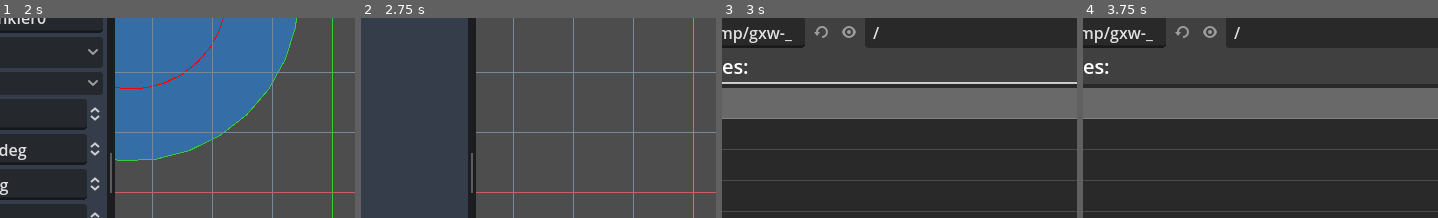
Above: before the commit, frames 1-4 (left to right).
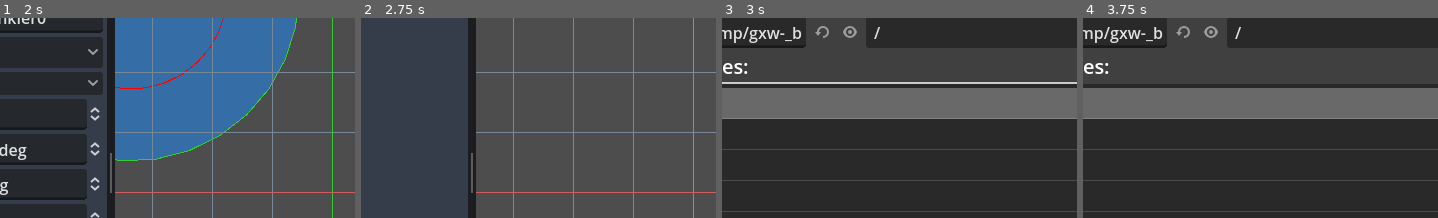
Above: after the commit, the same moments.

Repository: hankedan000/yardscaper
Game: Godot game, scene res://scenes/ui/ProjectEditor/LayoutPanel/LayoutPanel.tscn
The game is run twice, just before and just after one commit, with the same random seed, the same clock (stepped at 60 frames per second) and the same inputs. This scene is started directly instead of the project's main scene.
Inputs (mouse positions are % of the whole screen's width and height, from its top left):
- Up to frame 1 (2 s): click (41, 5) at 0.5 s; tap Enter at 1.25 s; drag from (69, 55) to (41, 5) at 1.27 s
- Up to frame 2 (2.75 s): click (57, 5) at 2 s
- Up to frame 3 (3 s): click (45, 5) at 2.75 s
- Up to frame 4 (3.75 s): click (32, 92) at 3.52 s; type "12" at 3.6 s
The pictures show only the part of the screen within x 23-73%, y 11-61%; the shares and areas given below are measured in that part.

Frames 1-2 are identical in both runs. In frame 3, 0.3% of the frame differs, in the area x 20-45%, y 4-15%; in frame 4, 0.3%.

Commit message:
Moved multi-select code out of LayoutPanel

Diff:
--- a/Yardscaper/scenes/ui/ProjectEditor/LayoutPanel/LayoutPanel.gd
+++ b/Yardscaper/scenes/ui/ProjectEditor/LayoutPanel/LayoutPanel.gd
@@ -87,7 +87,7 @@
 # vars for editing PolygonNode points
 var poly_edit_point_idx = 0
 
-var _selected_objs : Array[WorldObject] = []
+var _selection_controller : WorldObjectSelectionController = WorldObjectSelectionController.new()
 var _mouse_move_start_pos_px = null
 var _move_undo_batch : UndoRedoController.OperationBatch = null
 # object that would be selected next if LEFT mouse button were pressed
@@ -113,6 +113,8 @@
 	TheProject.node_changed.connect(_on_TheProject_node_changed)
 	TheProject.opened.connect(_on_TheProject_opened)
 	TheProject.layout_pref.view_show_state_changed.connect(_on_LayoutPref_view_show_state_changed)
+	_selection_controller.item_selected.connect(_on_selection_controller_item_selected)
+	_selection_controller.item_deselected.connect(_on_selection_controller_item_deselected)
 	sprink_prop_list.visible = false
 	img_prop_list.visible = false
 	poly_prop_list.visible = false
@@ -143,43 +145,28 @@
 		if event.keycode == KEY_ESCAPE:
 			_cancel_mode() # will only cancel if possible
 		elif event.keycode == KEY_C and event.ctrl_pressed:
-			_handle_world_object_copy(_selected_objs)
+			_handle_world_object_copy(_selection_controller.selected_objs())
 		elif event.keycode == KEY_V and event.ctrl_pressed:
 			_handle_world_object_paste(_copied_world_objs)
 		elif event.keycode == KEY_PAGEUP:
-			var helper := WorldObjectReorderHelper.new(_selected_objs)
+			var helper := WorldObjectReorderHelper.new(_selection_controller.selected_objs())
 			helper.apply_relative_shift(world_view, +1)
 		elif event.keycode == KEY_PAGEDOWN:
-			var helper := WorldObjectReorderHelper.new(_selected_objs)
+			var helper := WorldObjectReorderHelper.new(_selection_controller.selected_objs())
 			helper.apply_relative_shift(world_view, -1)
 		elif event.keycode == KEY_END:
-			var helper := WorldObjectReorderHelper.new(_selected_objs)
+			var helper := WorldObjectReorderHelper.new(_selection_controller.selected_objs())
 			helper.apply_shift_to_bottom(world_view)
 		elif event.keycode == KEY_HOME:
-			var helper := WorldObjectReorderHelper.new(_selected_objs)
+			var helper := WorldObjectReorderHelper.new(_selection_controller.selected_objs())
 			helper.apply_shift_to_top(world_view)
-
-func _handle_left_click(_pos_in_world_px: Vector2):
-	match mode:
-		Mode.Idle:
-			if _hovered_obj:
-				if not Input.is_key_pressed(MULTI_SELECT_KEY) and (_hovered_obj not in _selected_objs):
-					# handle corner case where object is newly selected and
-					# we start dragging without releasing yet.
-					_clear_selected_objects()
-					_hovered_obj.picked = true
 
 func _handle_left_click_release(pos_in_world_px: Vector2):
 	match mode:
 		Mode.Idle:
 			Utils.pop_cursor_shape()
-			if not Input.is_key_pressed(MULTI_SELECT_KEY):
-				if _hovered_obj == null:
-					_clear_selected_objects()
-			else:
-				_hovered_obj.picked = not _hovered_obj.picked
 		Mode.MovingObjects:
-			for obj in _selected_objs:
+			for obj in _selection_controller.selected_objs():
 				obj.finish_move()
 			_move_undo_batch = null
 			_mouse_move_start_pos_px = null
@@ -208,7 +195,7 @@
 
 	# apply delta movement vector to all selected movable objects
 	var delta_px = mouse_pos_in_world_px - _mouse_move_start_pos_px
-	for obj in _selected_objs:
+	for obj in _selection_controller.selected_objs():
 		obj.update_move(delta_px)
 
 func _handle_world_object_copy(objs: Array[WorldObject]) -> void:
@@ -252,37 +239,18 @@
 		poly_to_add = null
 		mode = Mode.Idle
 
-func _clear_selected_objects() -> void:
-	# make a copy of the list because setting picked to false
-	# will trigger a picked_state_change signal to fire which
-	# ends up modifying the _selected_objs list, and we don't
-	# want that to happen while we're iterating on it.
-	for obj in _selected_objs.duplicate():
-		obj.picked = false
-
-func _add_selected_object(obj: WorldObject) -> void:
-	if obj == null:
-		return
-	elif obj in _selected_objs:
-		return # don't double add
-	_selected_objs.append(obj)
-	_update_ui_after_selection_change()
-
-func _remove_selected_object(obj: WorldObject) -> void:
-	_selected_objs.erase(obj)
-	_update_ui_after_selection_change()
-
 func _update_ui_after_selection_change():
+	var selected_objs := _selection_controller.selected_objs()
 	_update_position_lock_buttons()
-	remove_button.disabled = _selected_objs.is_empty()
+	remove_button.disabled = selected_objs.is_empty()
 	sprink_prop_list.hide()
 	img_prop_list.hide()
 	poly_prop_list.hide()
 
-	if _selected_objs.size() != 1:
+	if selected_objs.size() != 1:
 		return
 
-	var obj = _selected_objs[0]
+	var obj = selected_objs[0]
 	if obj is Sprinkler:
 		sprink_prop_list.sprinkler = obj
 		sprink_prop_list.show()
@@ -296,13 +264,14 @@
 		poly_prop_list.show()
 
 func _update_position_lock_buttons():
+	var selected_objs := _selection_controller.selected_objs()
 	var all_are_locked = true
-	for obj in _selected_objs:
+	for obj in selected_objs:
 		if not obj.position_locked:
 			all_are_locked = false
 			break
 
-	if _selected_objs.is_empty():
+	if selected_objs.is_empty():
 		pos_lock_button.disabled = true
 		pos_lock_button.visible = true
 		pos_unlock_button.visible = false
@@ -343,13 +312,13 @@
 	mode = Mode.AddPolygon
 
 func _on_remove_button_pressed():
-	for obj in _selected_objs:
+	for obj in _selection_controller.selected_objs():
 		undo_redo_ctrl.push_undo_op(WorldObjectUndoRedoOps.AddOrRemove.new(
 			world_view,
 			obj,
 			true)) # is_remove
 		TheProject.remove_object(obj)
-	_clear_selected_objects()
+	_selection_controller.clear_selection()
 
 func _on_TheProject_node_changed(obj, change_type: TheProject.ChangeType, args):
 	var obj_in_world = obj in world_view.objects.get_children()
@@ -362,7 +331,7 @@
 				obj,
 				false)) # is_remove
 			obj.picked_state_changed.connect(_on_pickable_object_pick_state_changed.bind(obj))
-			_clear_selected_objects()
+			_selection_controller.clear_selection()
 			obj.picked = true
 		TheProject.ChangeType.REMOVE:
 			if obj_in_world:
@@ -386,7 +355,7 @@
 				undo_redo_ctrl.push_undo_op(undo_op)
 
 func _on_TheProject_opened():
-	_clear_selected_objects()
+	_selection_controller.clear_selection()
 	undo_redo_ctrl.reset()
 
 	# restore "View" options
@@ -450,9 +419,9 @@
 
 func _on_pickable_object_pick_state_changed(obj: WorldObject) -> void:
 	if obj.picked:
-		_add_selected_object(obj)
+		_selection_controller.add_to_selection(obj)
 	else:
-		_remove_selected_object(obj)
+		_selection_controller.remove_from_selection(obj)
 
 func _on_preference_update_timer_timeout():
 	TheProject.layout_pref.camera_pos = world_view.camera2d.position
@@ -466,14 +435,15 @@
 			MOUSE_BUTTON_LEFT:
 				if ! event.alt_pressed: # let pan take precedence (alt + click + drag)
 					if event.pressed:
-						_handle_left_click(pos_in_world_px)
+						_selection_controller.on_select_button_pressed(_hovered_obj)
 					else:
 						_handle_left_click_release(pos_in_world_px)
 			MOUSE_BUTTON_RIGHT:
 				_cancel_mode() # will only cancel if possible
 	elif event is InputEventMouseMotion:
 		# detect which object mouse is hovering over
-		if mode == Mode.Idle and not world_view.pan_zoom_ctrl.is_panning():
+		var is_panning := Input.is_key_pressed(KEY_ALT) or world_view.pan_zoom_ctrl.is_panning()
+		if mode == Mode.Idle and not is_panning:
 			var nearest_pickable := world_view.get_pickable_under_cursor()
 			if nearest_pickable != _hovered_obj:
 				# transition 'hovering' status from one object to the next
@@ -487,6 +457,11 @@
 			else:
 				Utils.pop_cursor_shape()
 
+		var can_start_move := (
+			mode != Mode.MovingObjects and
+			not is_panning and
+			Input.is_mouse_button_pressed(MOUSE_BUTTON_LEFT) and
+			not Input.is_key_pressed(MULTI_SELECT_KEY))
 		if sprinkler_to_add:
 			sprinkler_to_add.position = pos_in_world_px
 		elif dist_meas_to_add and mode == Mode.AddDistMeasureB:
@@ -494,10 +469,11 @@
 		elif poly_to_add:
 			if poly_edit_point_idx < poly_to_add.point_count():
 				poly_to_add.set_point(poly_edit_point_idx, pos_in_world_px)
-		elif mode != Mode.MovingObjects and Input.is_mouse_button_pressed(MOUSE_BUTTON_LEFT):
+		elif can_start_move:
 			# check if any selected objects are position locked
 			var any_locked = false
-			for obj in _selected_objs:
+			var selected_objs := _selection_controller.selected_objs()
+			for obj in selected_objs:
 				if obj.position_locked:
 					any_locked = true
 					break
@@ -506,7 +482,7 @@
 			if any_locked:
 				Utils.push_cursor_shape(Input.CURSOR_FORBIDDEN)
 			else:
-				for obj in _selected_objs:
+				for obj in selected_objs:
 					obj.start_move()
 					mode = Mode.MovingObjects
 
@@ -520,12 +496,12 @@
 		Utils.pop_cursor_shape()
 
 func _on_position_lock_button_pressed() -> void:
-	for obj in _selected_objs:
+	for obj in _selection_controller.selected_objs():
 		obj.position_locked = true
 	_update_position_lock_buttons()
 
 func _on_position_unlock_button_pressed() -> void:
-	for obj in _selected_objs:
+	for obj in _selection_controller.selected_objs():
 		obj.position_locked = false
 	_update_position_lock_buttons()
 
@@ -588,3 +564,11 @@
 
 func _on_grid_spacing_dialog_spacing_changed(major_spacing_ft: Vector2) -> void:
 	world_view.major_spacing_ft = major_spacing_ft
+
+func _on_selection_controller_item_selected(obj: WorldObject) -> void:
+	obj.picked = true
+	_update_ui_after_selection_change()
+
+func _on_selection_controller_item_deselected(obj: WorldObject) -> void:
+	obj.picked = false
+	_update_ui_after_selection_change()
--- /dev/null
+++ b/Yardscaper/scenes/ui/ProjectEditor/LayoutPanel/WorldObjectSelectionController.gd
@@ -0,0 +1,69 @@
+extends Node
+class_name WorldObjectSelectionController
+
+signal item_selected(obj: WorldObject)
+signal item_deselected(obj: WorldObject)
+signal selection_changed()
+
+var multi_select_key : Key = KEY_SHIFT
+
+var _selected_objs : Array[WorldObject] = []
+
+func on_select_button_pressed(obj_under_mouse: WorldObject):
+	var emit_change = false
+	if obj_under_mouse == null:
+		emit_change = clear_selection()
+	elif is_multi_select_key_pressed():
+		if is_selected(obj_under_mouse):
+			emit_change = remove_from_selection(obj_under_mouse)
+		else:
+			emit_change = add_to_selection(obj_under_mouse)
+	elif not is_selected(obj_under_mouse):
+		emit_change = clear_selection() || emit_change
+		emit_change = add_to_selection(obj_under_mouse) || emit_change
+
+	if emit_change:
+		selection_changed.emit()
+
+func is_selected(obj: WorldObject) -> bool:
+	return obj in _selected_objs
+
+func is_multi_select_key_pressed() -> bool:
+	return Input.is_key_pressed(multi_select_key)
+
+# @return true if selection list changed
+func clear_selection() -> bool:
+	if _selected_objs.is_empty():
+		return false
+	# make a copy of the list so we can clear the list first then report
+	# that they've been removed afteward
+	var list_copy := _selected_objs.duplicate()
+	_selected_objs.clear()
+	for obj in list_copy:
+		item_deselected.emit(obj)
+	return true
+
+# @param[in] obj - the object to add to the selection list
+# @return true if the object was added, false if not
+func add_to_selection(obj: WorldObject) -> bool:
+	if obj == null:
+		return false
+	elif obj in _selected_objs:
+		return false
+	_selected_objs.push_back(obj)
+	item_selected.emit(obj)
+	return true
+
+# @param[in] obj - the object to remove from the selection list
+# @return true if the object was removed, false if not
+func remove_from_selection(obj: WorldObject) -> bool:
+	if obj == null:
+		return false
+	elif obj not in _selected_objs:
+		return false
+	_selected_objs.erase(obj)
+	item_deselected.emit(obj)
+	return true
+
+func selected_objs() -> Array[WorldObject]:
+	return _selected_objs
